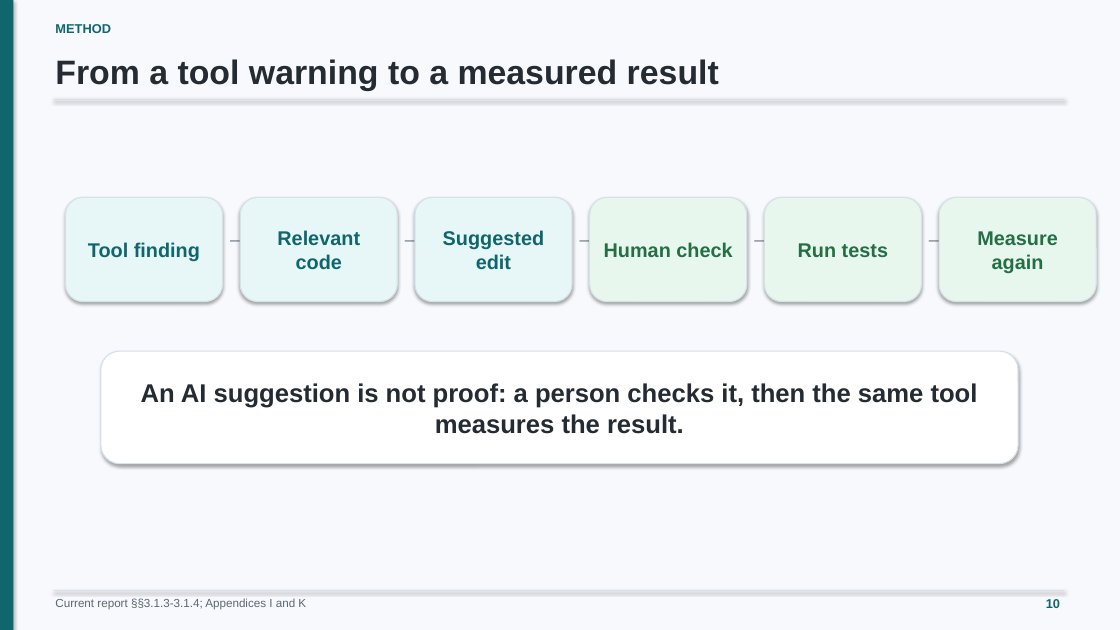
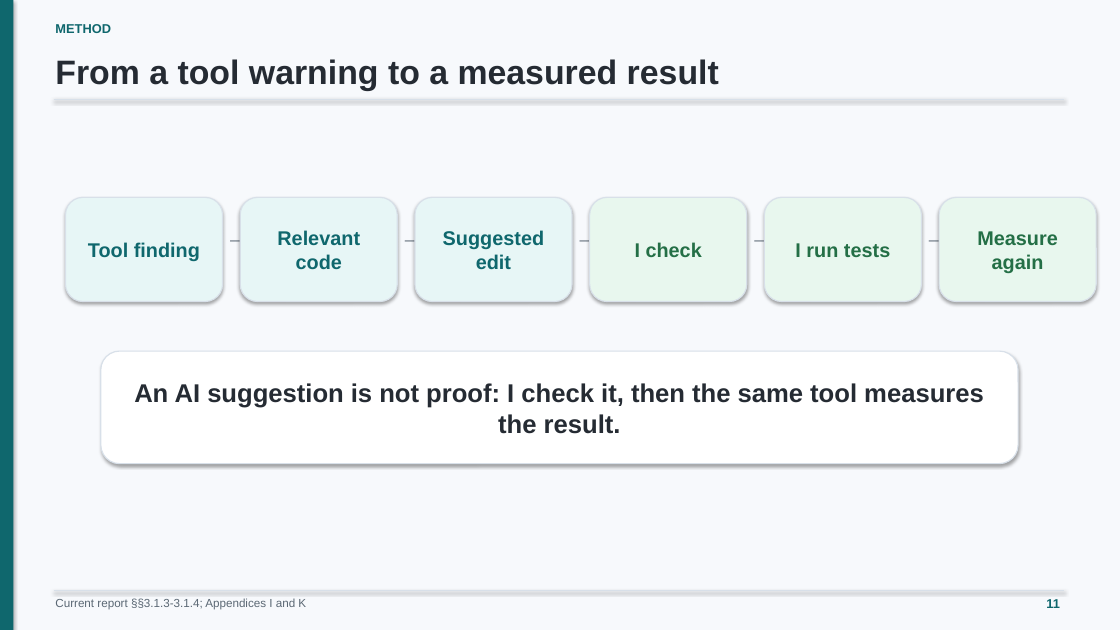
Before and after one commit to minatozaki98/financial-accounting, a slide deck: slide 11 of Document/outputs/final-defense/G6519692_Zaw_Ye_Htut_Ko_Final_Thesis_Defense.pptx (slide 10 before the commit). Drawn at 1120x630 pixels with LibreOffice and Linux fonts; fonts in the diff are those of the drawing. Boxes give left, top, right and bottom in pixels: in the first picture for what was removed or moved away, otherwise in the second. Text is boxed around its words. In the diff, an @@ line names an element or a change of style, - is before the commit and + after.

```diff
--- a/Document/outputs/final-defense/G6519692_Zaw_Ye_Htut_Ko_Final_Thesis_Defense.pptx
+++ b/Document/outputs/final-defense/G6519692_Zaw_Ye_Htut_Ko_Final_Thesis_Defense.pptx
@@ text at box(635, 242, 702, 257): text changed @@
-Human check
+I check
@@ text at box(795, 242, 890, 262): text changed @@
-Run tests
+I run tests
@@ text at box(134, 383, 984, 434): text changed @@
-An AI suggestion is not proof: a person checks it, then the same tool measures the result.
+An AI suggestion is not proof: I check it, then the same tool measures the result.
@@ text at box(1046, 599, 1060, 608): text changed @@
-10
+11
```
Also in this commit, not shown: 34 other slides changed, 5 slides added, 3 slides removed, 2 other files.
